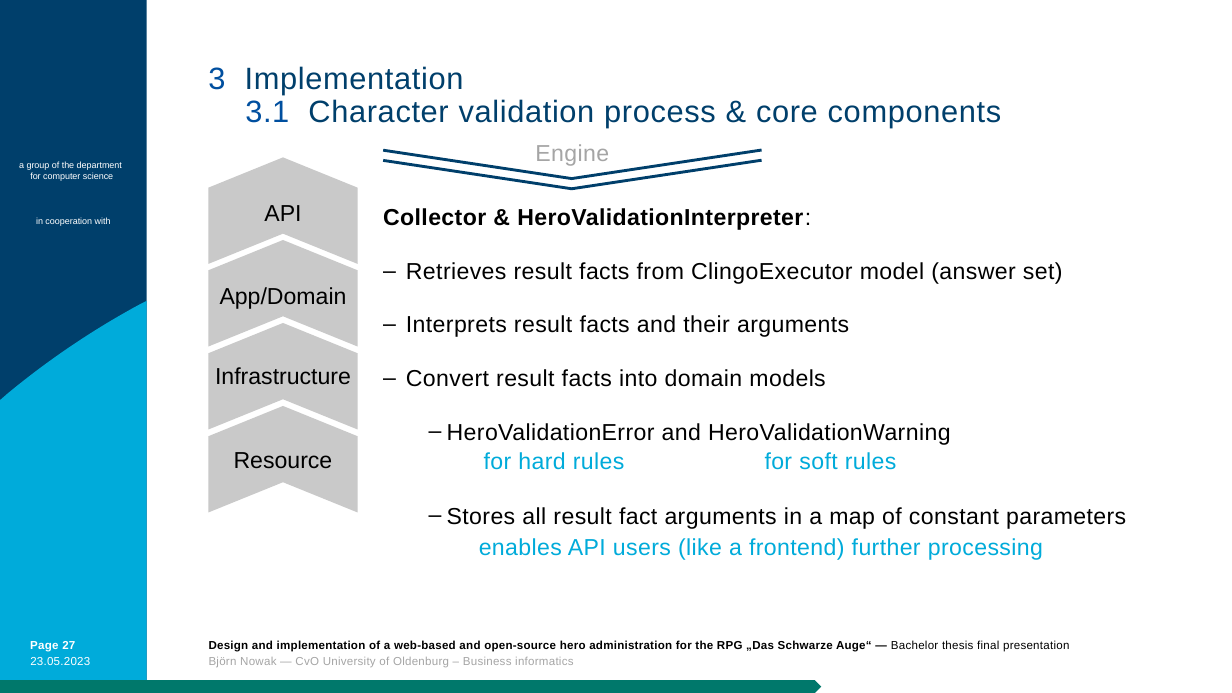
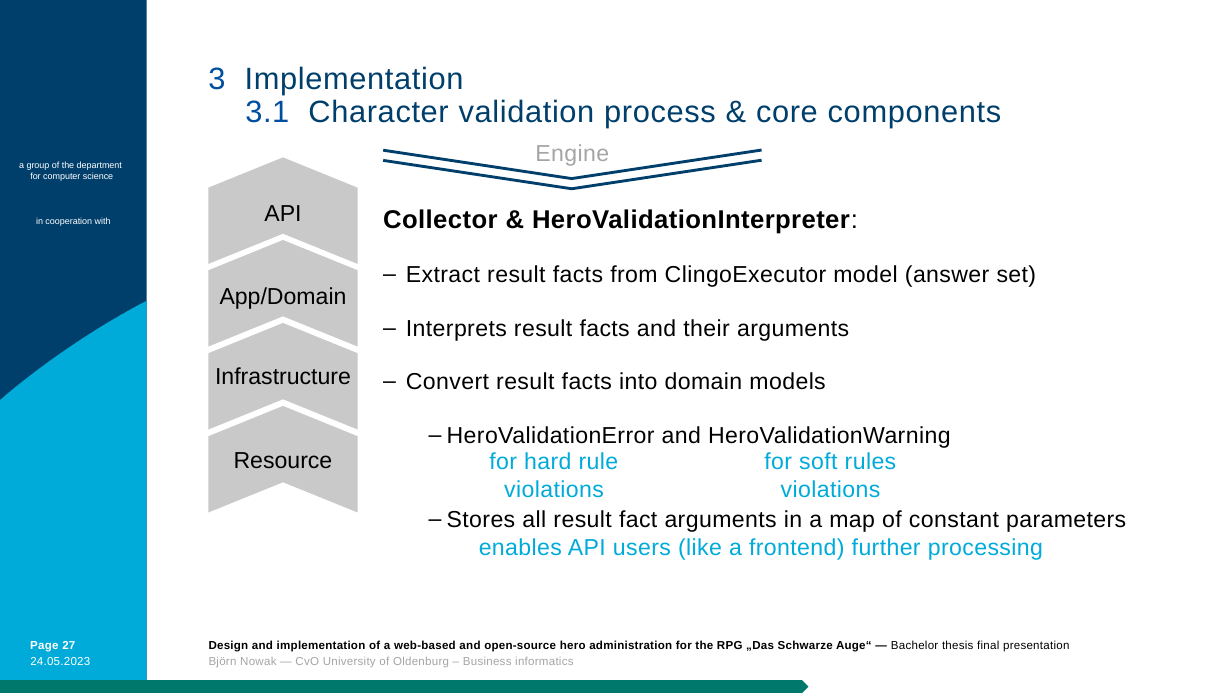
Before and after one commit to bjoern-nowak/bachelorthesis, a slide deck: slide 27 of presentation/BA_Nowak_AP.pptm. Drawn at 1232x693 pixels with LibreOffice and Linux fonts; fonts in the diff are those of the drawing; background and template pictures are left out. Boxes give left, top, right and bottom in pixels: in the first picture for what was removed or moved away, otherwise in the second. Text is boxed around its words. In the diff, an @@ line names an element or a change of style, - is before the commit and + after.

```diff
--- a/presentation/BA_Nowak_AP.pptm
+++ b/presentation/BA_Nowak_AP.pptm
@@ text at [383, 209, 858, 234]: size 18 to 20 pt in "Collector & HeroValidationInterpreter:" @@
@@ text at [406, 265, 1037, 287]: text changed @@
-‒ Retrieves result facts from ClingoExecutor model (answer set)
+‒ Extract result facts from ClingoExecutor model (answer set)
@@ text at [489, 452, 619, 498]: text changed @@
-for hard rules
+for hard rule violations
@@ text at [764, 452, 897, 498]: text changed @@
-for soft rules
+for soft rules violations
@@ text at [30, 657, 90, 665]: text changed @@
-23.05.2023
+24.05.2023
@@ pentagon arrow: place and size @@
-pentagon arrow at [0, 680, 822, 693]
+pentagon arrow at [0, 680, 809, 693]
```
Also in this commit, not shown: 39 other slides changed, 1 slide added, 2 other files.
